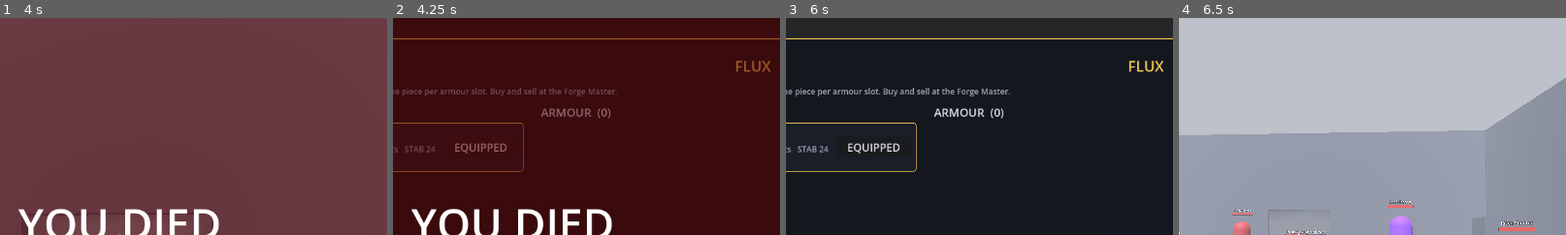
Above: before the commit, frames 1-4 (left to right).
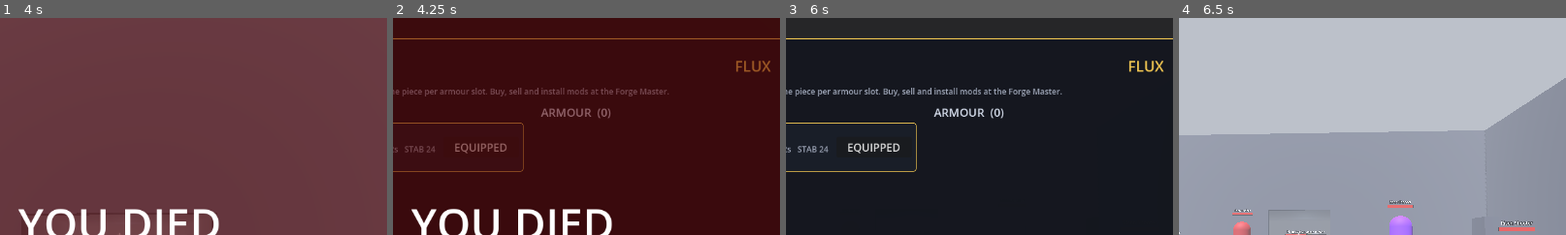
Above: after the commit, the same moments.

Repository: vasilisbit/The_Risen
Game: Godot game, scene res://scenes/missions/earth/earth.tscn
The game is run twice, just before and just after one commit, with the same random seed, the same clock (stepped at 60 frames per second) and the same inputs. This scene is started directly instead of the project's main scene.
Inputs (mouse positions are % of the whole screen's width and height, from its top left):
- Up to frame 1 (4 s): tap Enter at 0.5 s; move the mouse to (55, 50) at 0.52 s; press the mouse at (55, 50) at 0.53 s; hold W (move_forward) 0.53-3.53 s; tap Space (jump) at 0.77, 1.52, 3.02, 3.77 s; move the mouse to (45, 50) at 1.27 s; release the mouse at (45, 50) at 1.28 s; tap G (grenade) at 1.35 s; click (45, 50) at 1.42 s; move the mouse to (52, 48) at 2.02 s; hold E (interact) 2.03-2.78 s; click (52, 48) at 2.17 s; move the mouse to (49, 52) at 2.77 s; tap V (melee) at 2.85 s; click (49, 52) at 2.92 s; move the mouse to (80, 65) at 3.52 s; hold A (move_left) from 3.53 s (still down); hold Shift (sprint) from 3.53 s (still down); click (80, 65) at 3.67 s
- Up to frame 2 (4.25 s): keep holding A (move_left); keep holding Shift (sprint); tap I (inventory) at 4.15 s
- Up to frame 3 (6 s): release A (move_left) at 4.25 s; release Shift (sprint) at 4.25 s; tap E (interact) at 4.25, 5.75 s; drag from (20, 35) to (35, 25) at 4.27 s; click "EQUIPPED" at 5 s; move the mouse to (55, 50) at 5.77 s; hold S (move_back) from 5.78 s (still down); tap 1 (weapon_1) at 5.85 s; click (55, 50) at 5.92 s
- Up to frame 4 (6.5 s): keep holding S (move_back); tap Escape (ui_cancel) at 6.4 s
The pictures show only the part of the screen within x 35-84%, y 0-50%; the shares and areas given below are measured in that part.

Frame 1 is identical in both runs. In frame 2, 0.5% of the frame differs, in the area x 28-72%, y 32-37%; in frame 3, 0.7%; in frame 4, nothing differs.

Commit message:
fix: extraction clock ignores pause; mods installed only at the vendor
- ExtractionCountdown runs with PROCESS_MODE_ALWAYS so opening the
  inventory (which pauses the tree) no longer freezes the return timer;
  it also clears any leftover pause before transitioning to the hub.
- Mod install/remove moved off the inventory and onto the Forge Master:
  new Mods tab lists your weapons with per-slot install buttons (element
  ones colour-coded) and removable installed-mod chips, priced in Flux.
  The inventory now shows installed mods read-only and points to the
  vendor.

Diff:
--- a/scripts/extraction_countdown.gd
+++ b/scripts/extraction_countdown.gd
@@ -21,6 +21,9 @@
 	_left = seconds
 	_return_scene = return_scene
 	layer = 30
+	# Keep counting even when the tree is paused - opening the inventory pauses
+	# it, and the extraction clock must not stop while you sort your loot.
+	process_mode = Node.PROCESS_MODE_ALWAYS
 	_build_ui()
 	set_process(true)
 
@@ -51,6 +54,8 @@
 		return
 	_going = true
 	set_process(false)
+	# Clear any pause left on by an open menu, so the hub isn't frozen on arrival.
+	get_tree().paused = false
 	var gs := get_node_or_null("/root/GameState")
 	if gs and gs.has_method("transition_to"):
 		gs.transition_to(_return_scene)
--- a/scripts/inventory_screen.gd
+++ b/scripts/inventory_screen.gd
@@ -30,10 +30,6 @@
 var _armor_head: Label
 var _empty_note: Label
 var _status: Label
-var _mod_picker: Control
-var _mod_picker_list: VBoxContainer
-var _mod_picker_title: Label
-var _pending_weapon: String = ""
 
 
 func _ready() -> void:
@@ -57,11 +53,7 @@
 		toggle()
 		get_viewport().set_input_as_handled()
 	elif visible and event.is_action_pressed("ui_cancel"):
-		# Esc backs out of the mod picker first, then the inventory itself.
-		if _mod_picker and _mod_picker.visible:
-			_mod_picker.visible = false
-		else:
-			close()
+		close()
 		get_viewport().set_input_as_handled()
 
 
@@ -81,8 +73,6 @@
 
 func close() -> void:
 	visible = false
-	if _mod_picker:
-		_mod_picker.visible = false
 	get_tree().paused = false
 	# The hub still wants a captured mouse; only the menus release it.
 	Input.mouse_mode = Input.MOUSE_MODE_CAPTURED
@@ -241,92 +231,34 @@
 	return "Kinetic"
 
 
-## The mod-slot row under a weapon: filled slots as removable chips, empty slots
-## as a "+ Mod" button that opens the picker. Common weapons (0 slots) say so.
-func _mod_chips(weapon_id: String, rarity: String, mods: Array) -> Control:
+## Read-only display of a weapon's mods. Installing and removing mods is done at
+## the Forge Master vendor now - the inventory just shows what is fitted.
+func _mod_chips(_weapon_id: String, rarity: String, mods: Array) -> Control:
 	var box := HBoxContainer.new()
-	box.add_theme_constant_override("separation", 5)
+	box.add_theme_constant_override("separation", 8)
 	var slots := int(Weapon.MOD_SLOTS.get(rarity, 0))
 	if slots == 0:
-		var l := _stat_line("No mod slots (Rare+ only)")
-		box.add_child(l)
+		box.add_child(_stat_line("No mod slots (Rare+ only)"))
 		return box
-	for i in slots:
-		if i < mods.size():
-			box.add_child(_mod_chip(weapon_id, String(mods[i])))
-		else:
-			var add := Button.new()
-			add.text = "+ Mod"
-			add.add_theme_font_size_override("font_size", 12)
-			add.pressed.connect(func() -> void: _open_mod_picker(weapon_id))
-			box.add_child(add)
+	if mods.is_empty():
+		box.add_child(_stat_line("%d mod slot%s - fit at the Forge Master" % [
+			slots, "" if slots == 1 else "s"]))
+		return box
+	for mod_id in mods:
+		box.add_child(_mod_label(String(mod_id)))
 	return box
 
 
-func _mod_chip(weapon_id: String, mod_id: String) -> Button:
+func _mod_label(mod_id: String) -> Label:
 	var m: Dictionary = Weapon.MODS.get(mod_id, {})
-	var chip := Button.new()
-	chip.text = "%s  x" % String(m.get("name", mod_id))
-	chip.tooltip_text = "%s - click to remove" % String(m.get("desc", ""))
-	chip.add_theme_font_size_override("font_size", 12)
+	var l := Label.new()
+	l.text = "◈ %s" % String(m.get("name", mod_id))
+	l.add_theme_font_size_override("font_size", 12)
+	var col := Color(0.80, 0.82, 0.88)
 	if m.has("element"):
-		chip.add_theme_color_override("font_color",
-			Weapon.ELEMENT_COLORS.get(String(m["element"]), Color.WHITE))
-	chip.pressed.connect(func() -> void: _on_remove_mod(weapon_id, mod_id))
-	return chip
-
-
-func _on_remove_mod(weapon_id: String, mod_id: String) -> void:
-	var sm := get_node_or_null("/root/SaveManager")
-	if sm and sm.remove_mod(weapon_id, mod_id):
-		_note("Mod removed.")
-	refresh()
-
-
-func _open_mod_picker(weapon_id: String) -> void:
-	_pending_weapon = weapon_id
-	var sm := get_node_or_null("/root/SaveManager")
-	var w: Dictionary = sm.weapon_by_id(weapon_id) if sm else {}
-	_mod_picker_title.text = "INSTALL MOD  -  %s %s   (Flux %d)" % [
-		String(w.get("name", "")), String(w.get("rarity", "")),
-		int(sm.data.get("flux_currency", 0)) if sm else 0]
-	for child in _mod_picker_list.get_children():
-		child.queue_free()
-	for mod_id in Weapon.MODS:
-		_mod_picker_list.add_child(_mod_option_row(String(mod_id)))
-	_mod_picker.visible = true
-
-
-func _mod_option_row(mod_id: String) -> Control:
-	var m: Dictionary = Weapon.MODS[mod_id]
-	var row := _row_panel(false)
-	var hbox: HBoxContainer = row.get_child(0)
-	var info := VBoxContainer.new()
-	info.size_flags_horizontal = Control.SIZE_EXPAND_FILL
-	hbox.add_child(info)
-	var name_l := Label.new()
-	name_l.text = String(m["name"])
-	name_l.add_theme_font_size_override("font_size", 15)
-	if m.has("element"):
-		name_l.add_theme_color_override("font_color",
-			Weapon.ELEMENT_COLORS.get(String(m["element"]), Color.WHITE))
-	info.add_child(name_l)
-	info.add_child(_stat_line("%s   -   %d Flux" % [String(m["desc"]), int(m["cost"])]))
-	var btn := Button.new()
-	btn.text = "INSTALL"
-	btn.custom_minimum_size = Vector2(112, 0)
-	btn.size_flags_vertical = Control.SIZE_SHRINK_CENTER
-	btn.pressed.connect(func() -> void: _on_install_mod(mod_id))
-	hbox.add_child(btn)
-	return row
-
-
-func _on_install_mod(mod_id: String) -> void:
-	var sm := get_node_or_null("/root/SaveManager")
-	if sm:
-		_note(sm.install_mod(_pending_weapon, mod_id))
-	_mod_picker.visible = false
-	refresh()
+		col = Weapon.ELEMENT_COLORS.get(String(m["element"]), col)
+	l.add_theme_color_override("font_color", col)
+	return l
 
 
 # --- widget builders --------------------------------------------------------
@@ -421,7 +353,7 @@
 	header.add_child(_flux)
 
 	var hint := Label.new()
-	hint.text = "Equip up to 3 weapons (slots 1-3) and one piece per armour slot. Buy and sell at the Forge Master."
+	hint.text = "Equip up to 3 weapons (slots 1-3) and one piece per armour slot. Buy, sell and install mods at the Forge Master."
 	hint.add_theme_font_size_override("font_size", 12)
 	hint.add_theme_color_override("font_color", DIM)
 	col.add_child(hint)
@@ -461,59 +393,6 @@
 	close_btn.pressed.connect(close)
 	footer.add_child(close_btn)
 
-	_build_mod_picker()
-
-
-## A modal-over-modal for choosing which mod to install on the pending weapon.
-## Sits above the inventory panel and is hidden until "+ Mod" is pressed.
-func _build_mod_picker() -> void:
-	_mod_picker = Control.new()
-	_mod_picker.set_anchors_preset(Control.PRESET_FULL_RECT)
-	_mod_picker.mouse_filter = Control.MOUSE_FILTER_STOP
-	_mod_picker.visible = false
-	add_child(_mod_picker)
-
-	var dim := ColorRect.new()
-	dim.color = Color(0, 0, 0, 0.6)
-	dim.set_anchors_preset(Control.PRESET_FULL_RECT)
-	dim.mouse_filter = Control.MOUSE_FILTER_STOP
-	_mod_picker.add_child(dim)
-
-	var center := CenterContainer.new()
-	center.set_anchors_preset(Control.PRESET_FULL_RECT)
-	_mod_picker.add_child(center)
-
-	var panel := PanelContainer.new()
-	panel.custom_minimum_size = Vector2(520, 460)
-	var style := StyleBoxFlat.new()
-	style.bg_color = Color(0.09, 0.10, 0.14, 0.99)
-	style.border_color = GOLD
-	style.set_border_width_all(2)
-	style.set_corner_radius_all(6)
-	style.set_content_margin_all(20)
-	panel.add_theme_stylebox_override("panel", style)
-	center.add_child(panel)
-
-	var col := VBoxContainer.new()
-	col.add_theme_constant_override("separation", 8)
-	panel.add_child(col)
-
-	_mod_picker_title = Label.new()
-	_mod_picker_title.add_theme_font_size_override("font_size", 20)
-	_mod_picker_title.add_theme_color_override("font_color", GOLD)
-	col.add_child(_mod_picker_title)
-
-	_mod_picker_list = VBoxContainer.new()
-	_mod_picker_list.add_theme_constant_override("separation", 6)
-	_mod_picker_list.size_flags_vertical = Control.SIZE_EXPAND_FILL
-	col.add_child(_mod_picker_list)
-
-	var cancel := Button.new()
-	cancel.text = "CANCEL"
-	cancel.custom_minimum_size = Vector2(140, 36)
-	cancel.pressed.connect(func() -> void: _mod_picker.visible = false)
-	col.add_child(cancel)
-
 
 ## A titled, scrolling column so a long weapon list stays inside the panel.
 func _column(head: Label, list: VBoxContainer) -> Control:
--- a/scripts/vendor_shop.gd
+++ b/scripts/vendor_shop.gd
@@ -28,6 +28,7 @@
 var _status_label: Label
 var _buy_buttons: Dictionary = {}      # weapon id -> Button
 var _sell_list: VBoxContainer          # rows in the Sell tab, rebuilt on change
+var _mods_list: VBoxContainer          # rows in the Mods tab, rebuilt on change
 
 var _buy_sound: AudioStreamPlayer
 var _error_sound: AudioStreamPlayer
@@ -132,6 +133,124 @@
 			btn.text = "Buy (%d)" % int(weapon["price"])
 			btn.disabled = flux < int(weapon["price"])
 	_refresh_sell()
+	_refresh_mods()
+
+
+# --- mods (install / remove on owned weapons) --------------------------------
+
+func _build_mods_tab() -> Control:
+	var root := VBoxContainer.new()
+	root.name = "Mods"
+	var scroll := ScrollContainer.new()
+	scroll.horizontal_scroll_mode = ScrollContainer.SCROLL_MODE_DISABLED
+	scroll.size_flags_vertical = Control.SIZE_EXPAND_FILL
+	scroll.custom_minimum_size = Vector2(0, 330)
+	root.add_child(scroll)
+	_mods_list = VBoxContainer.new()
+	_mods_list.size_flags_horizontal = Control.SIZE_EXPAND_FILL
+	_mods_list.add_theme_constant_override("separation", 8)
+	scroll.add_child(_mods_list)
+	return root
+
+
+func _refresh_mods() -> void:
+	if _mods_list == null:
+		return
+	for c in _mods_list.get_children():
+		c.queue_free()
+	var weapons: Array = _sm.data.get("owned_weapons", [])
+	if weapons.is_empty():
+		var l := Label.new()
+		l.text = "No weapons to mod."
+		l.modulate = Color(0.7, 0.72, 0.78)
+		_mods_list.add_child(l)
+		return
+	for w in weapons:
+		if typeof(w) == TYPE_DICTIONARY:
+			_mods_list.add_child(_make_mod_weapon_panel(w))
+
+
+func _make_mod_weapon_panel(item: Dictionary) -> PanelContainer:
+	var id := String(item.get("id", ""))
+	var rarity := String(item.get("rarity", "Common"))
+	var mods: Array = item.get("mods", [])
+	var slots := int(Weapon.MOD_SLOTS.get(rarity, 0))
+
+	var panel := PanelContainer.new()
+	var col := VBoxContainer.new()
+	col.add_theme_constant_override("separation", 4)
+	panel.add_child(col)
+
+	var head := Label.new()
+	head.text = "%s  [%s]   -   %d/%d slots" % [String(item.get("name", "?")), rarity, mods.size(), slots]
+	head.add_theme_font_size_override("font_size", 15)
+	head.add_theme_color_override("font_color", RARITY_COLORS.get(rarity, Color.WHITE))
+	col.add_child(head)
+
+	if slots == 0:
+		col.add_child(_dim_label("No mod slots - Rare or better weapons only."))
+		return panel
+
+	# Installed mods, each removable.
+	if not mods.is_empty():
+		var installed := HBoxContainer.new()
+		installed.add_theme_constant_override("separation", 6)
+		col.add_child(installed)
+		for mod_id in mods:
+			var m: Dictionary = Weapon.MODS.get(String(mod_id), {})
+			var rm := Button.new()
+			rm.text = "%s  x" % String(m.get("name", mod_id))
+			rm.tooltip_text = "Remove this mod"
+			rm.add_theme_font_size_override("font_size", 12)
+			var mid: String = String(mod_id)
+			rm.pressed.connect(func() -> void: _remove_mod(id, mid))
+			installed.add_child(rm)
+
+	# Install options when there's a free slot.
+	if mods.size() < slots:
+		col.add_child(_dim_label("Install (100 Flux each):"))
+		var opts := HBoxContainer.new()
+		opts.add_theme_constant_override("separation", 6)
+		col.add_child(opts)
+		for mod_id in Weapon.MODS:
+			var m: Dictionary = Weapon.MODS[mod_id]
+			var b := Button.new()
+			b.text = String(m["name"])
+			b.tooltip_text = String(m["desc"])
+			b.add_theme_font_size_override("font_size", 12)
+			if m.has("element"):
+				b.add_theme_color_override("font_color",
+					Weapon.ELEMENT_COLORS.get(String(m["element"]), Color.WHITE))
+			var wid := id
+			var mid := String(mod_id)
+			b.pressed.connect(func() -> void: _install_mod(wid, mid))
+			opts.add_child(b)
+	return panel
+
+
+func _install_mod(weapon_id: String, mod_id: String) -> void:
+	var status := String(_sm.install_mod(weapon_id, mod_id))
+	var ok := status.begins_with("Installed")
+	if ok:
+		_buy_sound.play()
+	else:
+		_error_sound.play()
+	_set_status(status, not ok)
+	_refresh()
+
+
+func _remove_mod(weapon_id: String, mod_id: String) -> void:
+	if _sm.remove_mod(weapon_id, mod_id):
+		_set_status("Mod removed.", false)
+	_refresh()
+
+
+func _dim_label(text: String) -> Label:
+	var l := Label.new()
+	l.text = text
+	l.add_theme_font_size_override("font_size", 12)
+	l.modulate = Color(0.72, 0.74, 0.80)
+	return l
 
 
 # --- selling -----------------------------------------------------------------
@@ -290,7 +409,7 @@
 	for weapon in WEAPONS:
 		weapons_tab.add_child(_make_weapon_row(weapon))
 
-	tabs.add_child(_make_placeholder_tab("Armor", "Armor stock coming soon."))
+	tabs.add_child(_build_mods_tab())
 	tabs.add_child(_build_sell_tab())
 
 	_status_label = Label.new()
